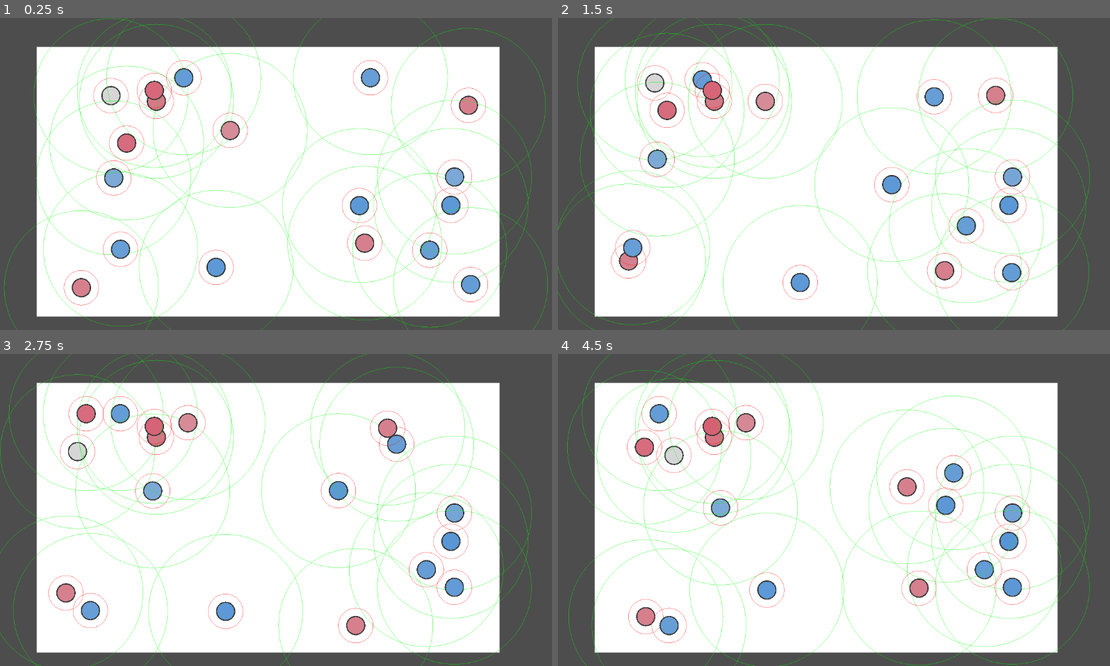
Above: before the commit, frames 1-4 (two rows, left to right).
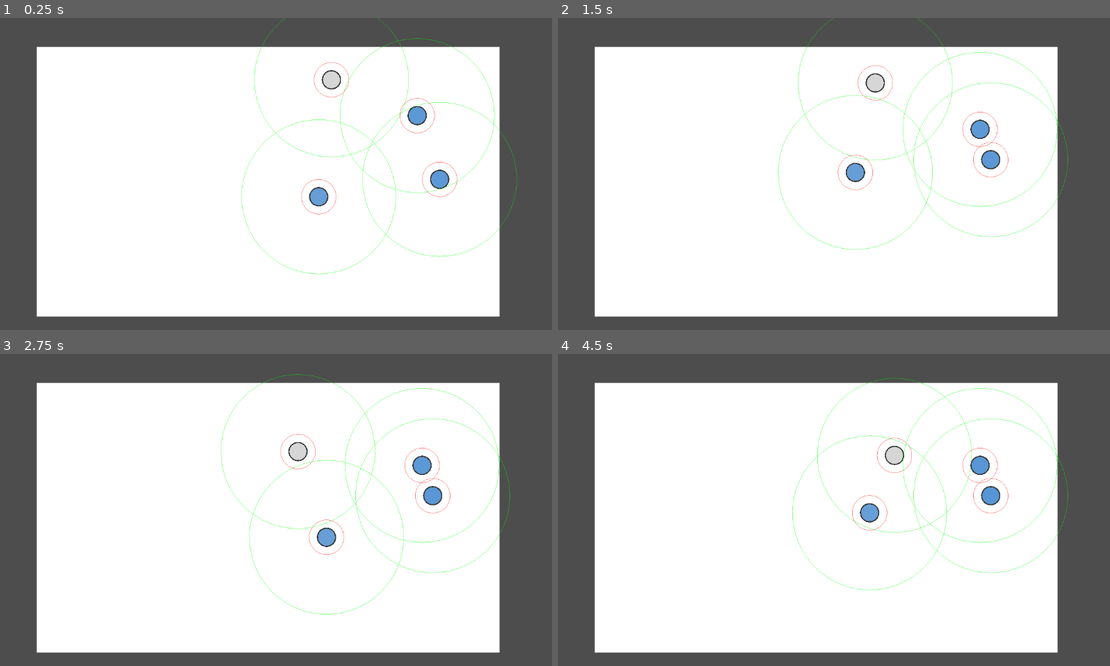
Above: after the commit, the same moments.

Repository: s7eamy/social-bubbles
Game: Godot game, scene res://scenes/levels/test_level/test_level.tscn
Same seed, same stepped clock (60 frames per second), same inputs: the game is played once before the commit and once after it. This scene is started directly instead of the project's main scene.
Inputs:
- Up to frame 1 (0.25 s): no input
- Up to frame 2 (1.5 s): no input
- Up to frame 3 (2.75 s): no input
- Up to frame 4 (4.5 s): no input

The runs differ from the first frame. In frame 1, 8.7% of the frame differs, in the area x 0-100%, y 0-100%; in frame 2, 8.8%; in frame 3, 8.7%; in frame 4, 8.8%, in the area x 1-97%, y 0-100%.

Commit message:
fix: fix fellow finding

Diff:
--- a/scenes/levels/test_level/test_level.gd
+++ b/scenes/levels/test_level/test_level.gd
@@ -5,7 +5,7 @@
 # Called when the node enters the scene tree for the first time.
 func _ready() -> void:
 	randomize()
-	var num_units = randi_range(12, 36)
+	var num_units = 4
 	for i in range(num_units):
 		var unit_instance = unit_scene.instantiate()
 		unit_instance.position = Vector2(
--- a/scenes/unit/unit.gd
+++ b/scenes/unit/unit.gd
@@ -17,6 +17,7 @@
 var media_literacy_score: int = 0
 var connected: bool = false
 var connected_fellows: Array = []
+var fellow: CharacterBody2D = null
 
 var type: Globals.UnitTypes:
 	get:
@@ -41,7 +42,8 @@
 	# Unit movement
 	time_since_last_update += delta
 	if time_since_last_update >= update_interval:
-		var fellow = find_closest_like_minded_unit()
+		if fellow:
+			print(("Found fellow! I am %s, fellow is %s") % [type, fellow.get_type()])
 		if connected: # stop and influence media literacy
 			current_direction = Vector2.ZERO
 			increase_media_literacy_score()
@@ -100,26 +102,40 @@
 		return Globals.UnitTypes.MEDIA_NEUTRAL
 
 func _on_connection_range_area_entered(area: Area2D) -> void:
-	var fellow : CharacterBody2D = area.get_parent()
-	if fellow == self:
+	var unit : CharacterBody2D = area.get_parent()
+	if unit == self:
 		return
-	if fellow in connected_fellows:
+	if unit in connected_fellows:
 		return
-	if type != fellow.get_type():
+	if type != unit.get_type():
 		return
 	if type == Globals.UnitTypes.MEDIA_NEUTRAL:
 		return
 
 	connected = true
 	current_direction = Vector2.ZERO
-	connected_fellows.append(fellow)
+	connected_fellows.append(unit)
 
 func _on_connection_range_area_exited(area: Area2D) -> void:
-	var fellow : CharacterBody2D = area.get_parent()
-	if fellow in connected_fellows:
-		connected_fellows.erase(fellow)
+	var unit : CharacterBody2D = area.get_parent()
+	if unit in connected_fellows:
+		connected_fellows.erase(unit)
 		if connected_fellows.size() == 0:
 			connected = false
+
+func _on_fellow_range_area_entered(area: Area2D) -> void:
+	var unit : CharacterBody2D = area.get_parent()
+	if unit == self:
+		return
+	if unit == fellow:
+		return
+	if type != unit.get_type():
+		return
+	if type == Globals.UnitTypes.MEDIA_NEUTRAL:
+		return
+
+	if fellow == null or (global_position.distance_to(unit.global_position) < global_position.distance_to(fellow.global_position)):
+		fellow = unit
 
 func draw_connection_range() -> void:
 	var radius = $ConnectionRange/CollisionShape2D.shape.radius
--- a/scenes/unit/unit.tscn
+++ b/scenes/unit/unit.tscn
@@ -65,5 +65,6 @@
 [node name="CollisionShape2D" type="CollisionShape2D" parent="ConnectionRange"]
 shape = SubResource("CircleShape2D_4eky3")
 
+[connection signal="area_entered" from="FellowRange" to="." method="_on_fellow_range_area_entered"]
 [connection signal="area_entered" from="ConnectionRange" to="." method="_on_connection_range_area_entered"]
 [connection signal="area_exited" from="ConnectionRange" to="." method="_on_connection_range_area_exited"]
